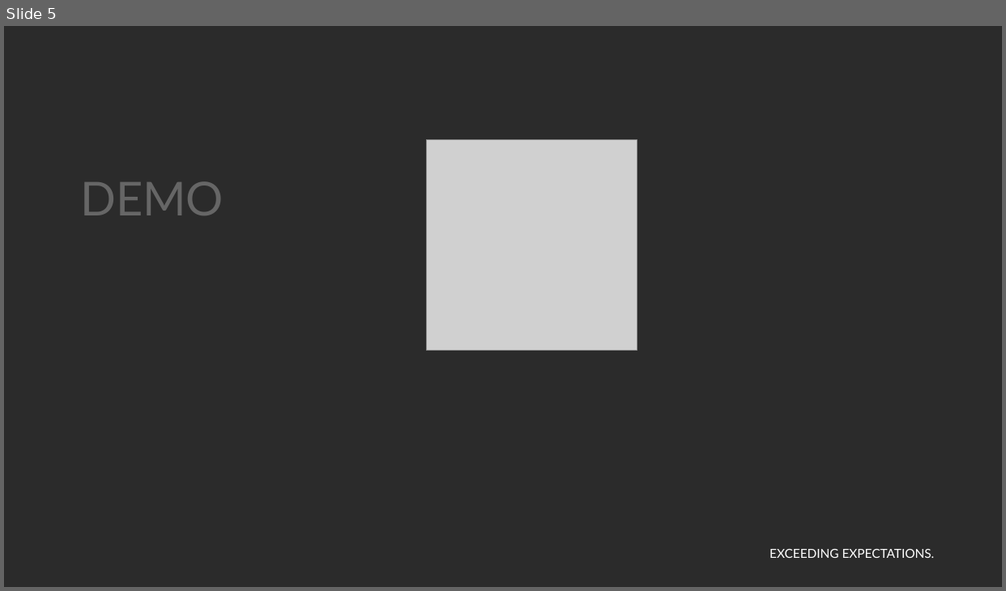
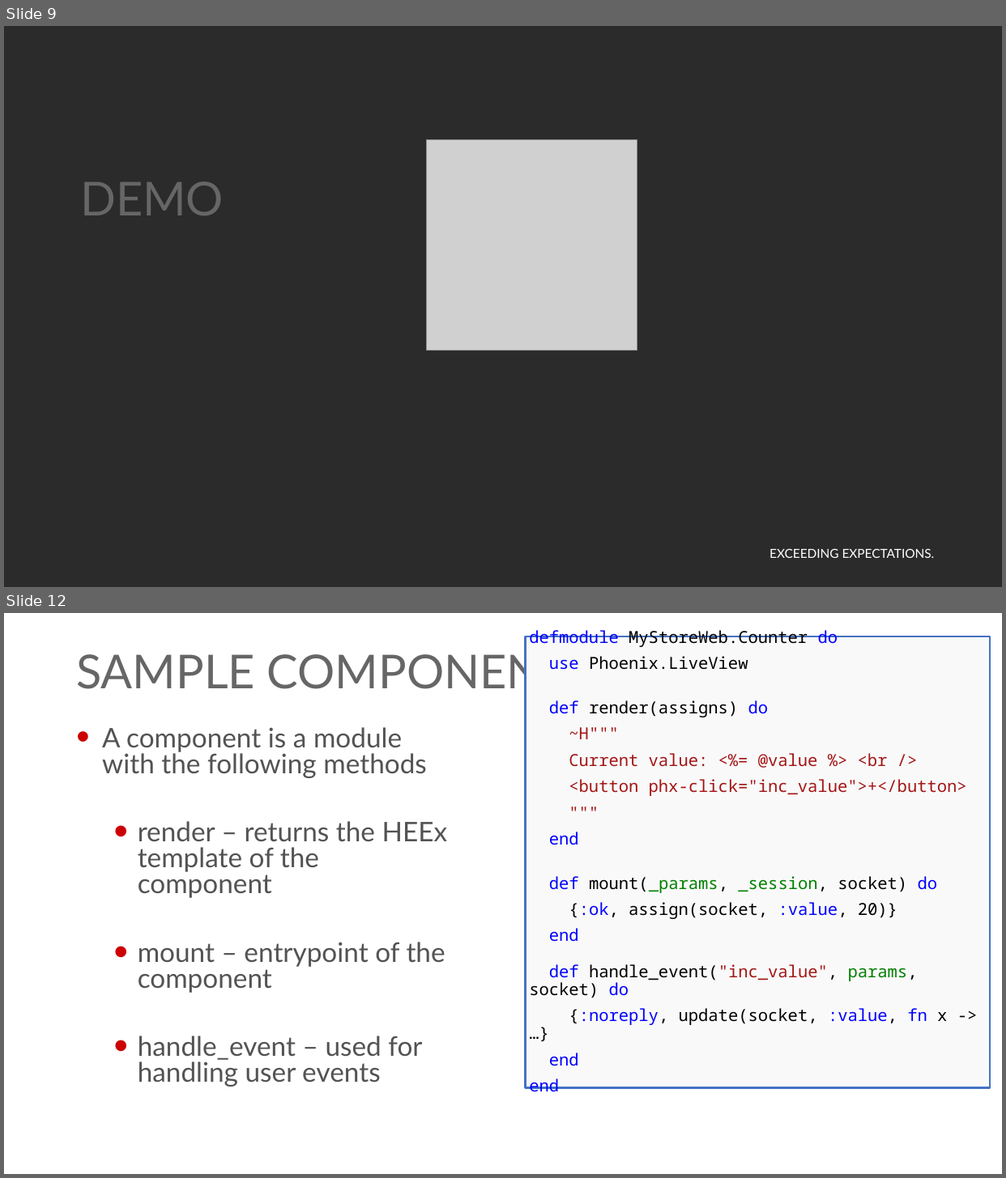
Before and after one commit to georgiyolovski/elixir-workshop, a slide deck: Elixir - Day 3.pptx. Shown one above the other, each under a label of ours: slide 5 before the commit, slides 9 and 12 after it; the slides between them are not shown. The pictures are 1006x591 and 1006x1178 pixels, drawn with LibreOffice and Linux fonts; fonts in the diff are those of the drawing; grey boxes stand for pictures; background and template pictures are left out; a plain dark background stands for a picture behind light text. Boxes give left, top, right and bottom in pixels: in the first picture for what was removed or moved away, otherwise in the second. Text is boxed around its words. In the diff, an @@ line names an element or a change of style, - is before the commit and + after.

Commit message:
Added LiveView slides

```diff
--- a/Elixir - Day 3.pptx
+++ b/Elixir - Day 3.pptx
@@ slide 12 added at [4,613,1002,1174], background #FFFFFF; not listed: 1 template element that a slide beside it also shows @@
@@ title added at [76,647,570,696], 45 pt, text #666666 @@
+SAMPLE COMPONENT
@@ rectangle added at [526,637,991,1088], fill #F9F9F9, outline #4472C4 2 pt, 16 pt, text #000000 @@
+defmodule MyStoreWeb.Counter do
+use Phoenix.LiveView
+def render(assigns) do
+~H"""
+Current value: <%= @value %> <br />
+<button phx-click="inc_value">+</button>
+"""
+end
+def mount(_params, _session, socket) do
+{:ok, assign(socket, :value, 20)}
+end
+def handle_event("inc_value", params, socket) do
+{:noreply, update(socket, :value, fn x -> …}
+end
+end
@@ text added at [102,727,448,1087], 26 pt, text #535353 @@
+• A component is a module with the following methods
+  • render – returns the HEEx template of the component
+  • mount – entrypoint of the component
+  • handle_event – used for handling user events
@@ what was slide 5 is now slide 9 @@
```
Also in this commit, not shown: 1 slide changed, 8 other slides added.
